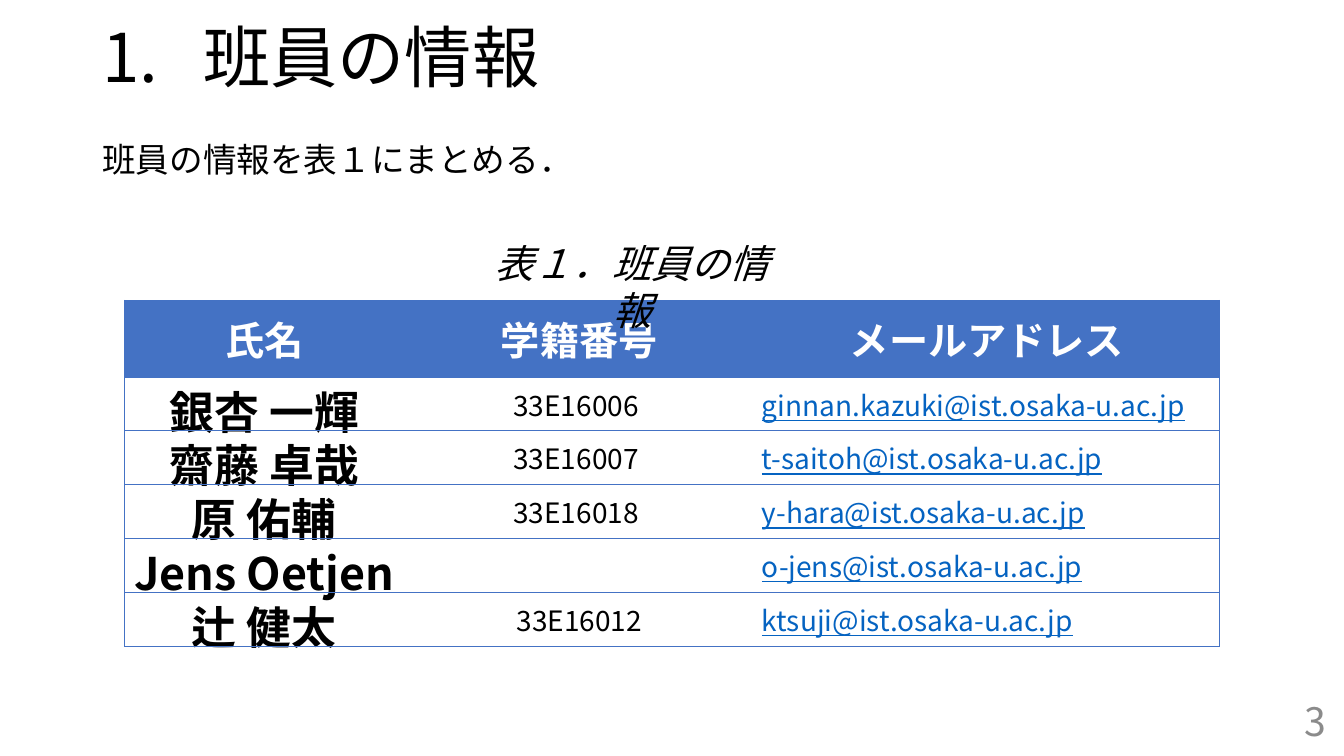
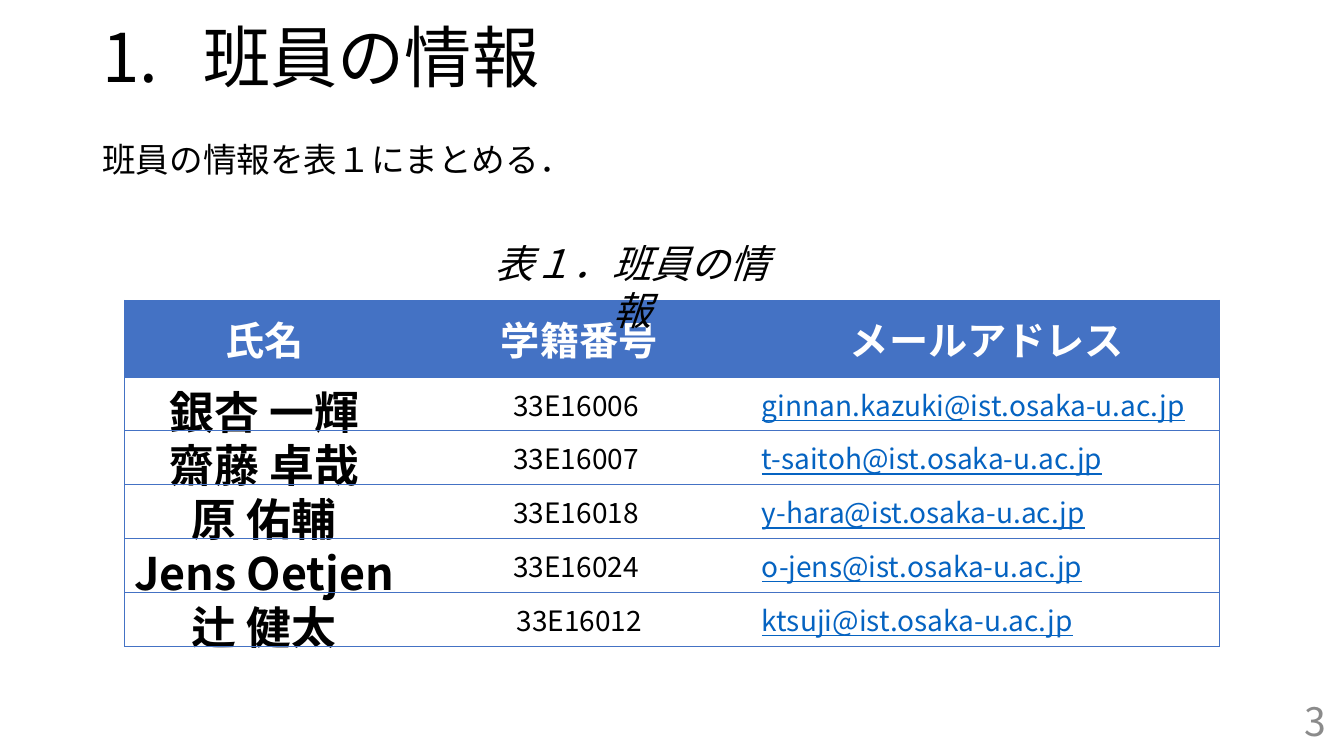
Before and after one commit to handai-trema/IaaS-team-1, a slide deck: slide 3 of FinalReport_team1.pptx. Drawn at 1344x756 pixels with LibreOffice and Linux fonts; fonts in the diff are those of the drawing. Boxes give left, top, right and bottom in pixels: in the first picture for what was removed or moved away, otherwise in the second. Text is boxed around its words. In the diff, an @@ line names an element or a change of style, - is before the commit and + after.

```diff
--- a/FinalReport_team1.pptx
+++ b/FinalReport_team1.pptx
@@ table at [124, 300, 1219, 652] @@
-row 5, column 2: 
+row 5, column 2: 33E16024
```
Also in this commit, not shown: 3 other slides changed.
